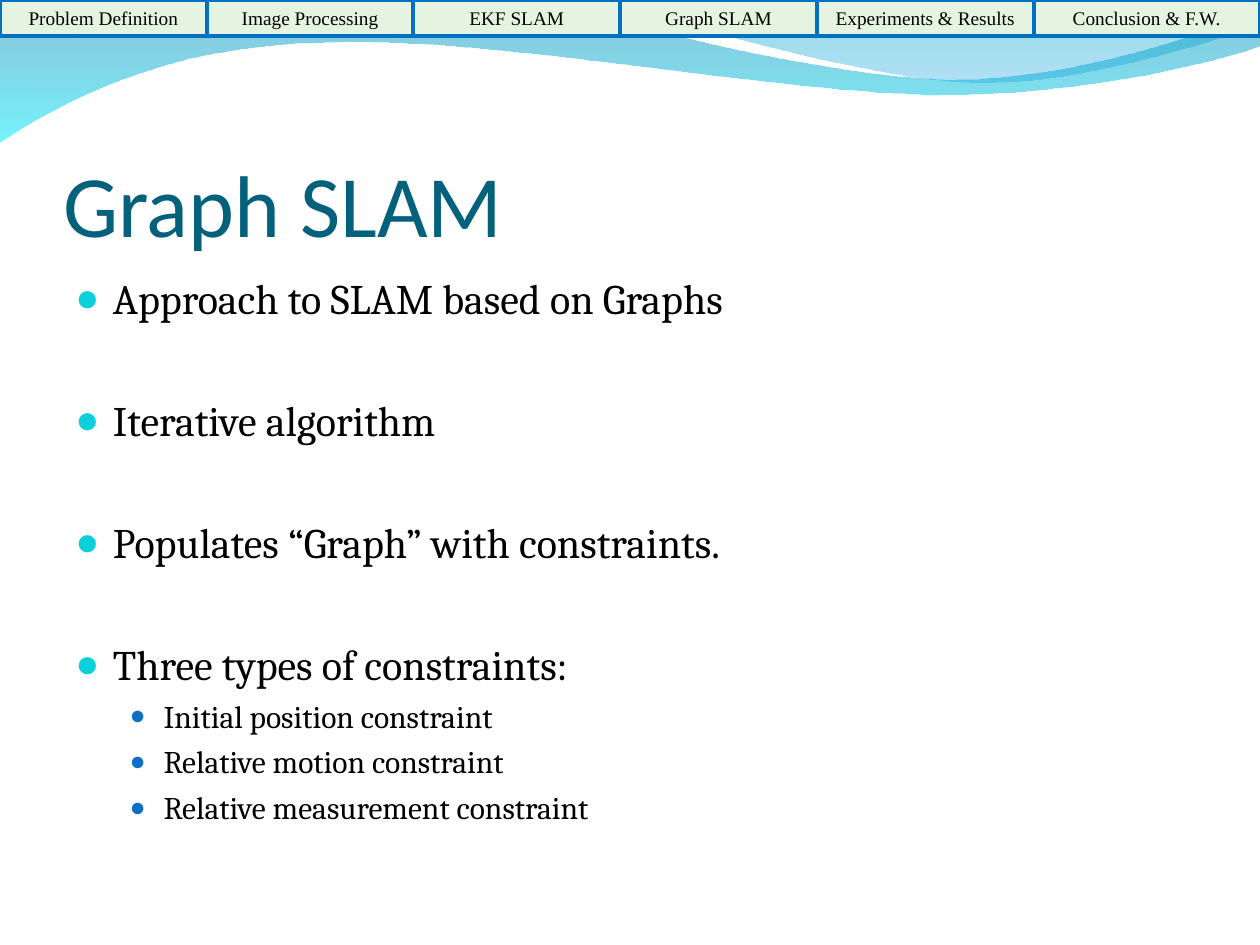
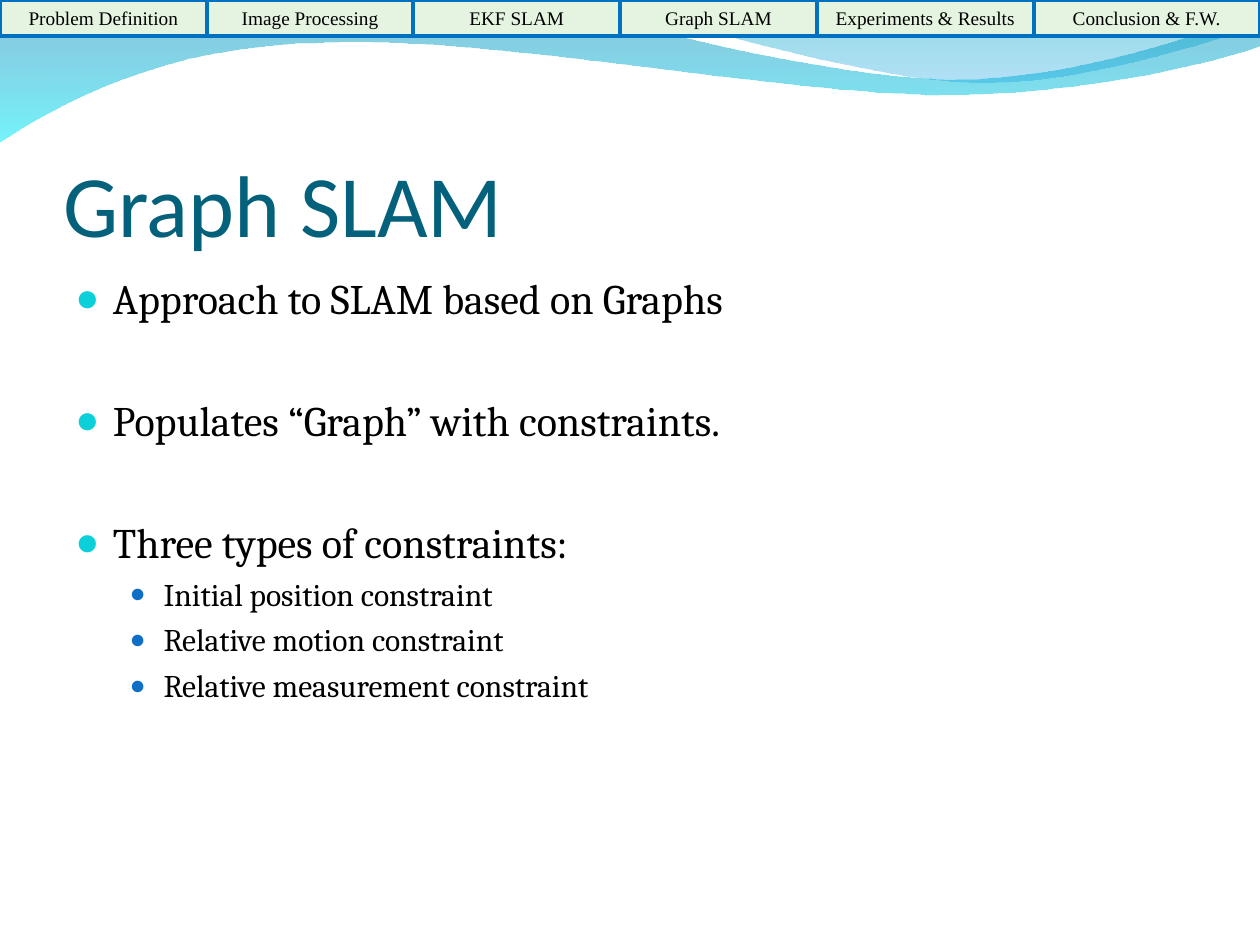
Before and after one commit to HerkyJerky/NAO-ALPHA-AS-FUCK-ROBOTS, a slide deck: slide 10 of Presentation Parts/Final Presentation.ppt. Drawn at 1260x945 pixels with LibreOffice and Linux fonts; fonts in the diff are those of the drawing; background and template pictures are left out. Boxes give left, top, right and bottom in pixels: in the first picture for what was removed or moved away, otherwise in the second. Text is boxed around its words. In the diff, an @@ line names an element or a change of style, - is before the commit and + after.

```diff
--- a/Presentation Parts/Final Presentation.ppt
+++ b/Presentation Parts/Final Presentation.ppt
@@ text at (113, 406, 435, 446): paragraph removed @@
-● Iterative algorithm
```
Also in this commit, not shown: 4 other slides changed.
